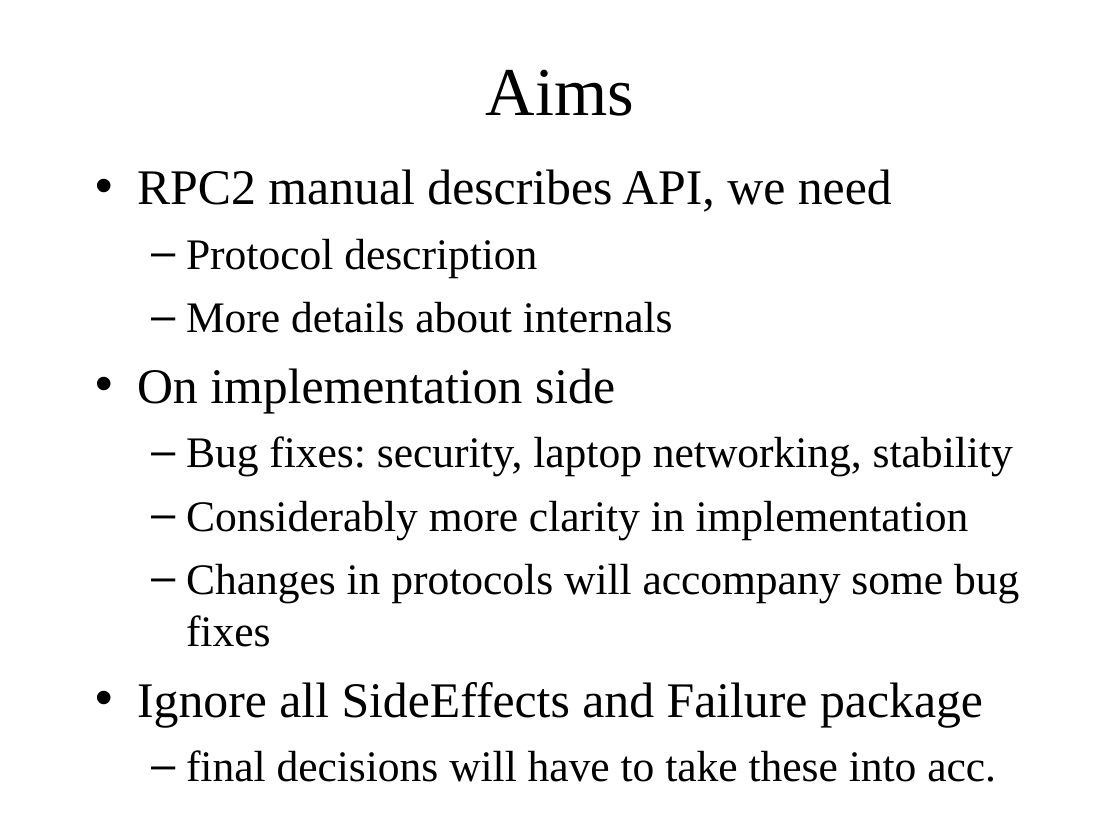
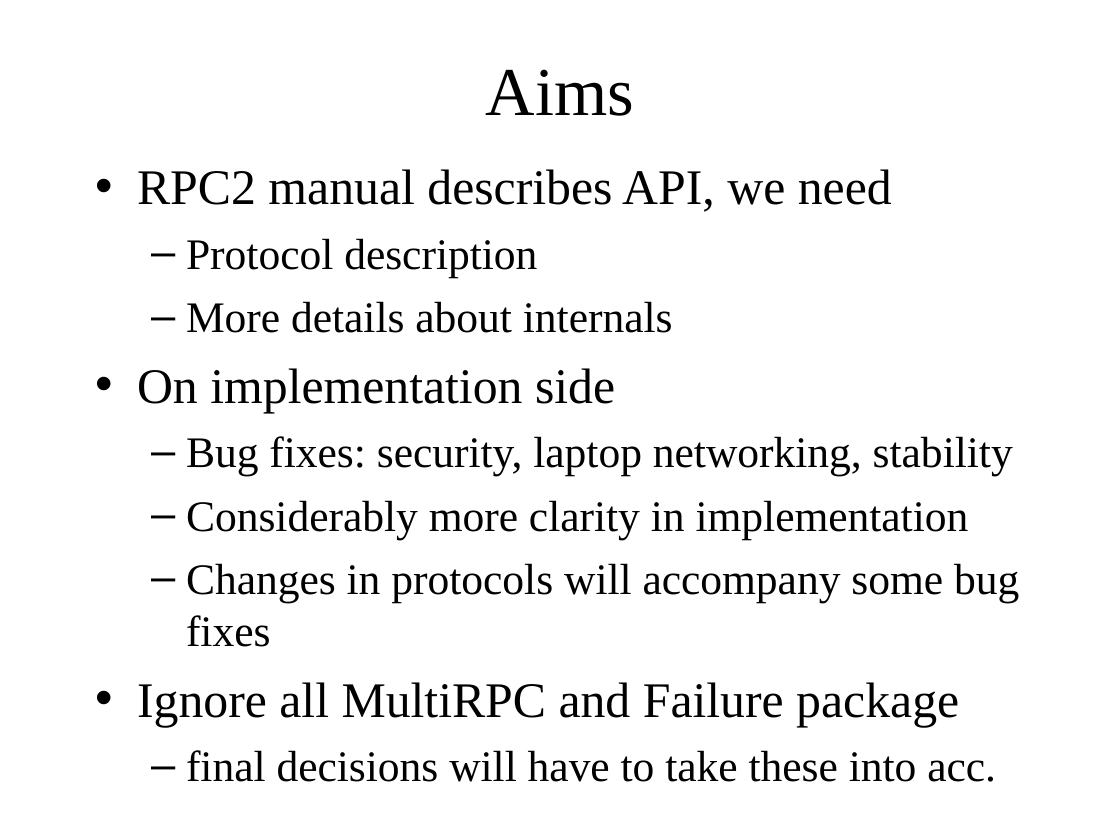
Before and after one commit to cmusatyalab/coda-doc, a slide deck: slide 2 of internals/rpc2/rpc2.ppt. Drawn at 1120x840 pixels with LibreOffice and Linux fonts; fonts in the diff are those of the drawing. Boxes give left, top, right and bottom in pixels: in the first picture for what was removed or moved away, otherwise in the second. Text is boxed around its words. In the diff, an @@ line names an element or a change of style, - is before the commit and + after.

```diff
--- a/internals/rpc2/rpc2.ppt
+++ b/internals/rpc2/rpc2.ppt
@@ text at (137, 682, 959, 727): text changed @@
-• Ignore all SideEffects and Failure package
+• Ignore all MultiRPC and Failure package
```
Also in this commit, not shown: 4 other slides changed, 2 slides added.
